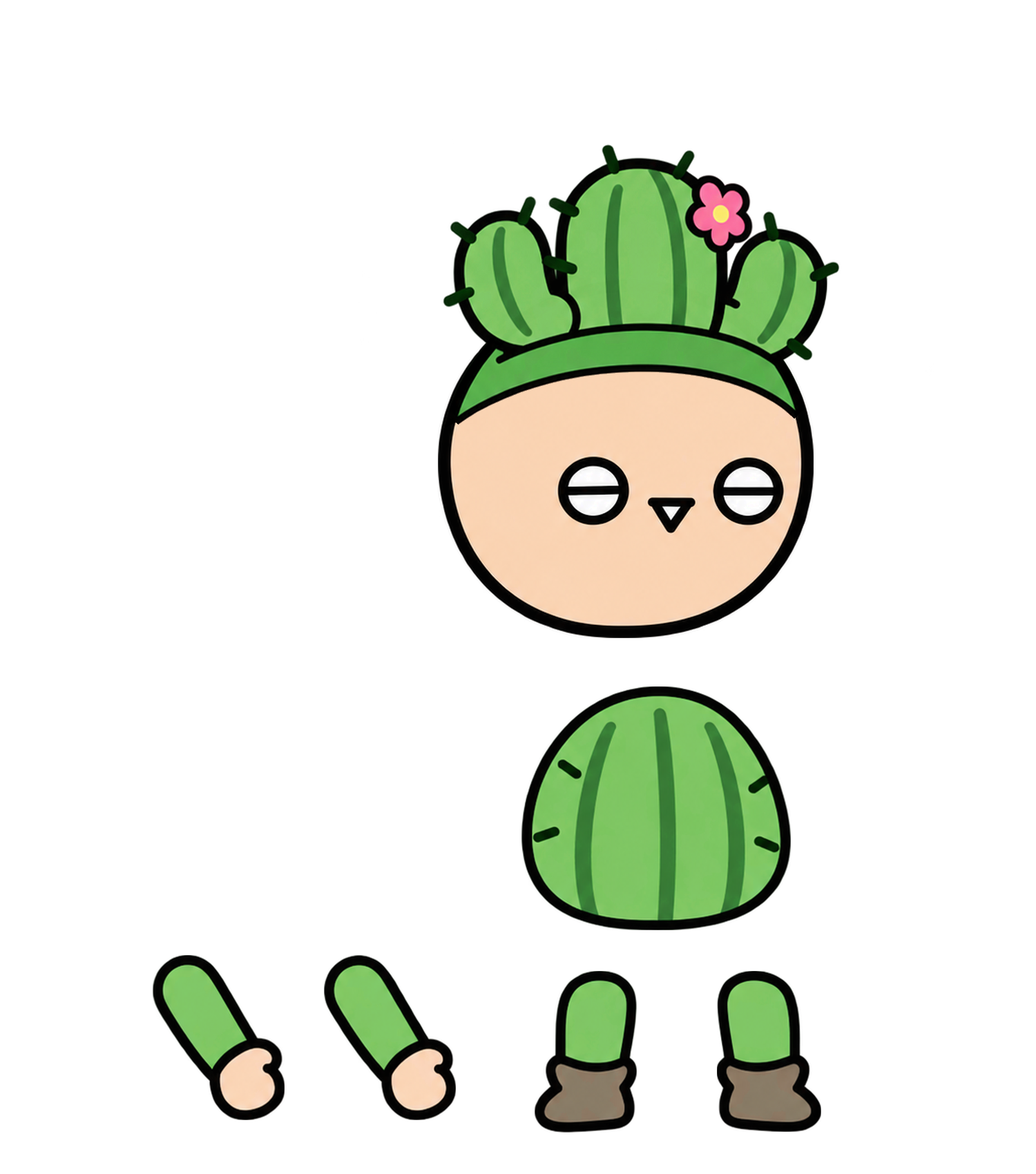
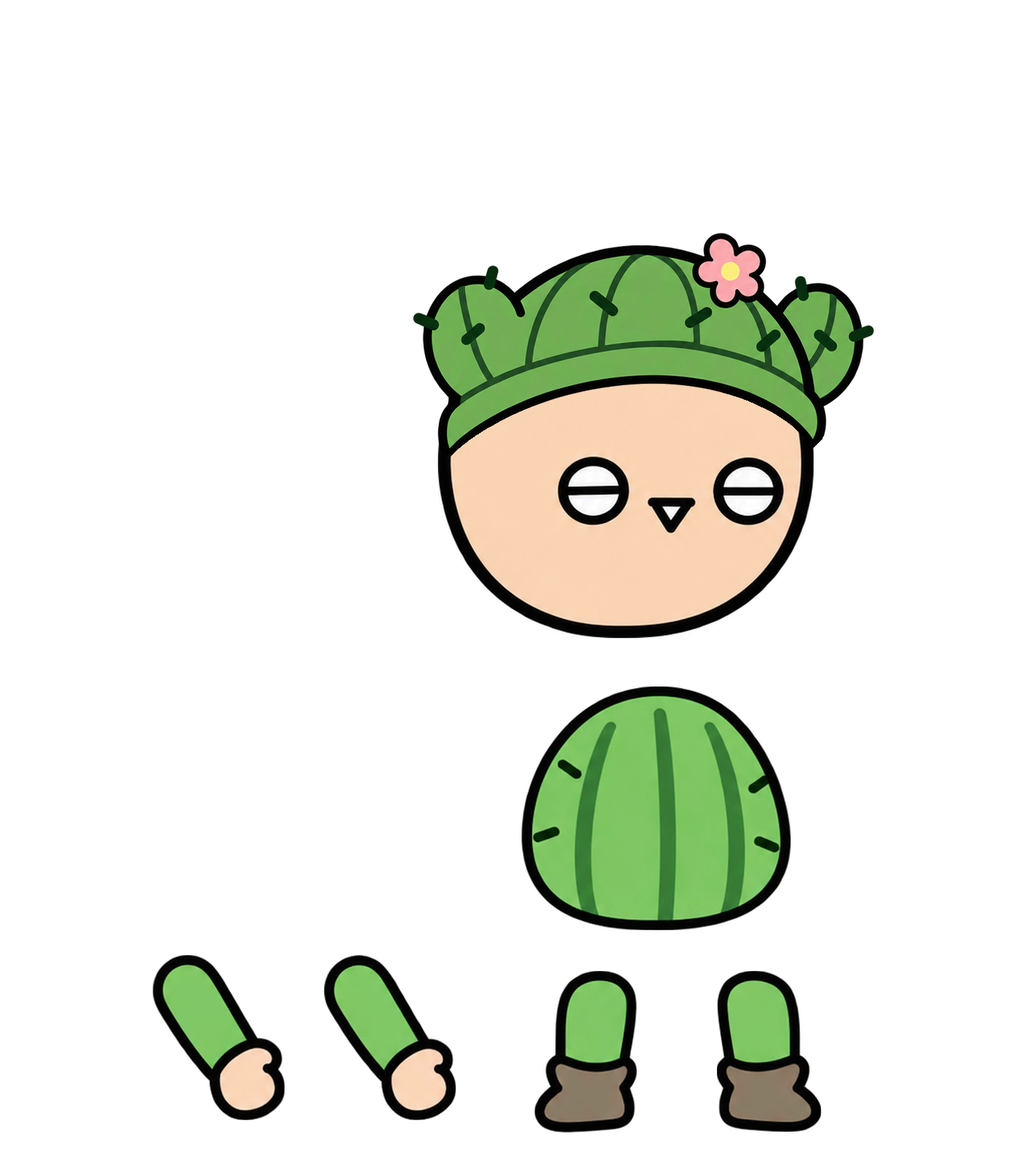
Comparing the layer stacks of the two 1036×1174 images. Changes:
painted on "머리" over box(412, 144, 876, 458)
